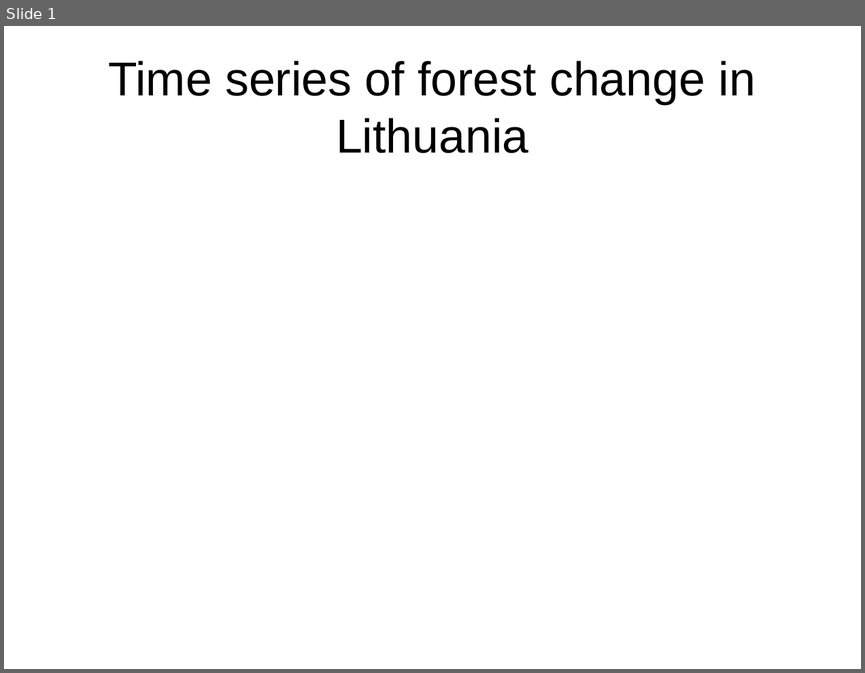
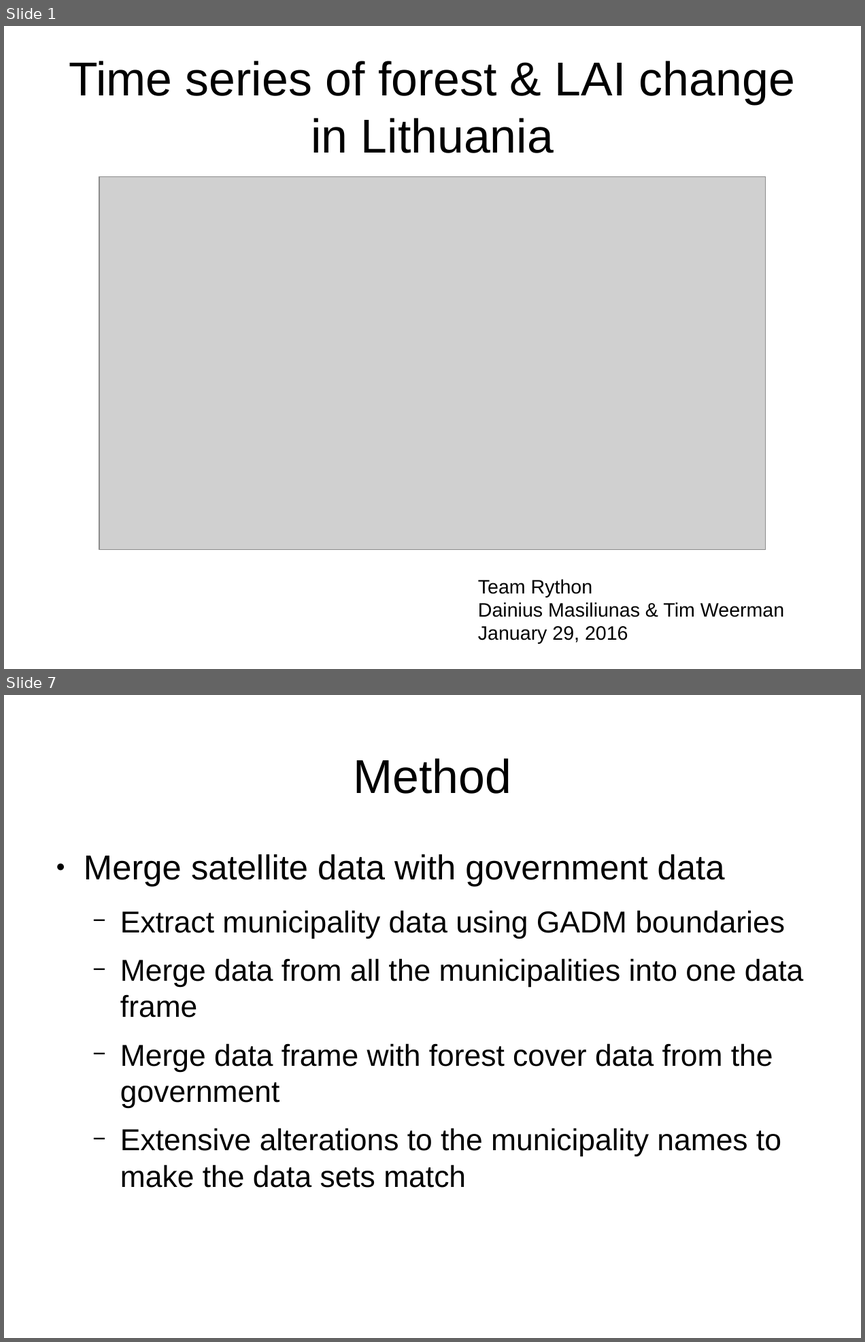
Before and after one commit to GreatEmerald/geoscripting, a slide deck: Project/Presentation/Project presentation.odp. Shown one above the other, each under a label of ours: slide 1 before the commit, slides 1 and 7 after it; the slides between them are not shown. The pictures are 865x673 and 865x1342 pixels, drawn with LibreOffice and Linux fonts; fonts in the diff are those of the drawing; grey boxes stand for pictures. Boxes give left, top, right and bottom in pixels: in the first picture for what was removed or moved away, otherwise in the second. Text is boxed around its words. In the diff, an @@ line names an element or a change of style, - is before the commit and + after.

```diff
--- a/Project/Presentation/Project presentation.odp
+++ b/Project/Presentation/Project presentation.odp
@@ slide 7 added at <box>4,695,861,1338</box>, background #FFFFFF @@
@@ title added at <box>353,758,511,794</box>, 44 pt, text #000000 @@
+Method
@@ text added at <box>84,854,803,1187</box>, 28 pt, text #000000 @@
+● Merge satellite data with government data
+  − Extract municipality data using GADM boundaries
+  − Merge data from all the municipalities into one data frame
+  − Merge data frame with forest cover data from the government
+  − Extensive alterations to the municipality names to make the data sets match
@@ slide 1 changed as well @@
@@ title at <box>69,61,795,153</box>: text changed @@
-Time series of forest change in Lithuania
+Time series of forest & LAI change in Lithuania
@@ picture added at <box>99,176,765,548</box> @@
@@ text added at <box>478,579,784,643</box>, 18 pt, text #000000 @@
+Team Rython
+Dainius Masiliunas & Tim Weerman
+January 29, 2016
```
Also in this commit, not shown: 8 other slides added, 3 slides removed, 1 other file.
